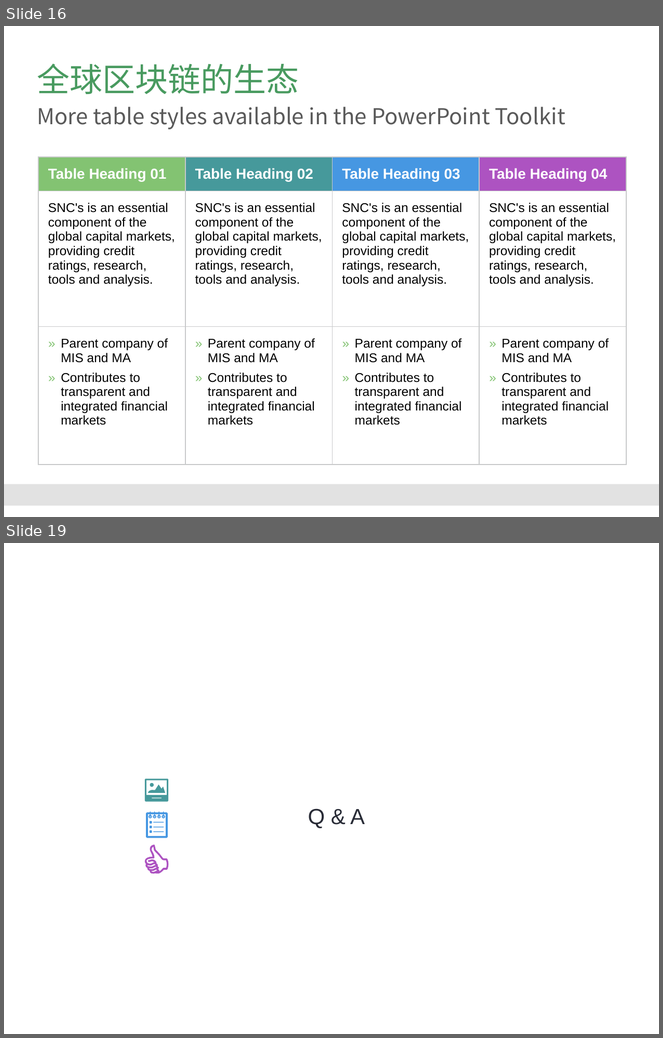
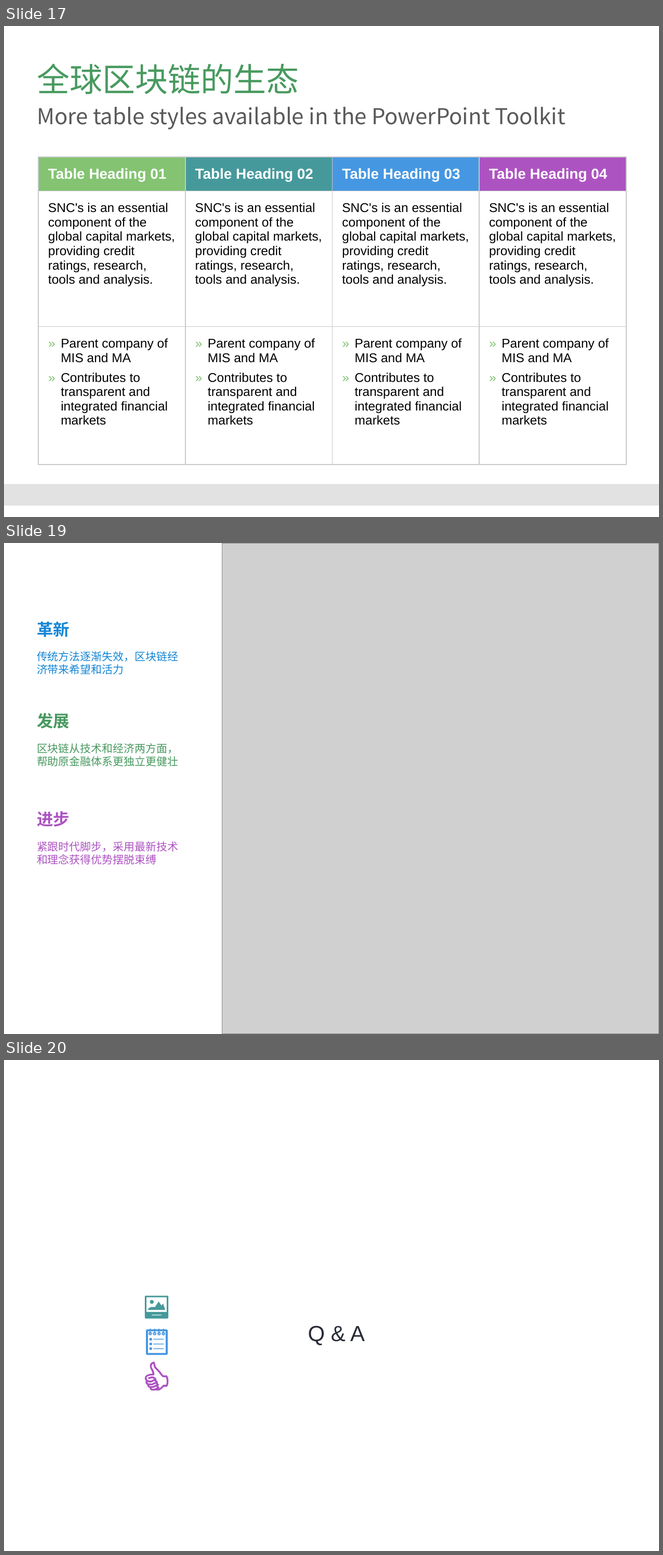
Before and after one commit to Catfeeds/DOC, a slide deck: 阿曼/proposal for Oman.pptx. Shown one above the other, each under a label of ours: slides 16 and 19 before the commit, slides 17, 19 and 20 after it; the slides between them are not shown. The pictures are 663x1038 and 663x1555 pixels, drawn with LibreOffice and Linux fonts; fonts in the diff are those of the drawing; grey boxes stand for pictures; background and template pictures are left out. Boxes give left, top, right and bottom in pixels: in the first picture for what was removed or moved away, otherwise in the second. Text is boxed around its words. In the diff, an @@ line names an element or a change of style, - is before the commit and + after.

```diff
--- a/阿曼/proposal for Oman.pptx
+++ b/阿曼/proposal for Oman.pptx
@@ slide 19 added at bbox=[4, 543, 659, 1034], background #FFFFFF @@
@@ picture added at bbox=[222, 543, 659, 1034] @@
@@ text added at bbox=[37, 622, 179, 865], 12 pt, text #489960 @@
+革新
+传统方法逐渐失效，区块链经济带来希望和活力
+发展
+区块链从技术和经济两方面，帮助原金融体系更独立更健壮
+进步
+紧跟时代脚步，采用最新技术和理念获得优势摆脱束缚
@@ what was slide 16 is now slide 17 @@
@@ what was slide 19 is now slide 20 @@
```
Also in this commit, not shown: 3 slides changed, 1 other slide added, 1 slide removed.
